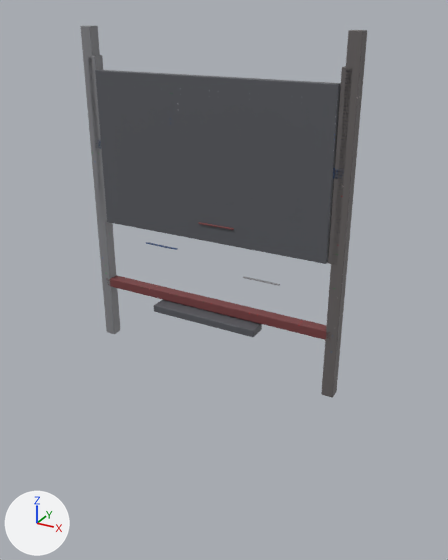
What one commit did to the glTF model unity/Assets/Art/BlenderBaked/prop-whiteboard/mesh_prop-whiteboard.glb.
The view is the same before and after, from a 50 mm camera at (1.36, -2.34, 2.4) aimed at (0.06, 0.01, 1.22). Every picture has the same lights, and +X, +Y and +Z are marked at lower left. The older version comes first. Where no turn or scale is listed for an object, it has been applied to the vertices. Vertices at exactly the same position are counted once.

Script lines for the objects in view, before the commit:
```python
me_prop_whiteboard = bpy.data.meshes.new('prop-whiteboard')
me_prop_whiteboard.from_pydata(...)  # 616 vertices, 1188 faces; spans x -0.65..0.65, y -0.1..0.03, z 0.78..2.33
me_prop_whiteboard.materials.append(mat_m_prop_whiteboard)
ob_mesh_prop_whiteboard = bpy.data.objects.new('mesh_prop-whiteboard', me_prop_whiteboard)
ob_mesh_prop_whiteboard.location = (0.0, 0.0, 0.0)
```
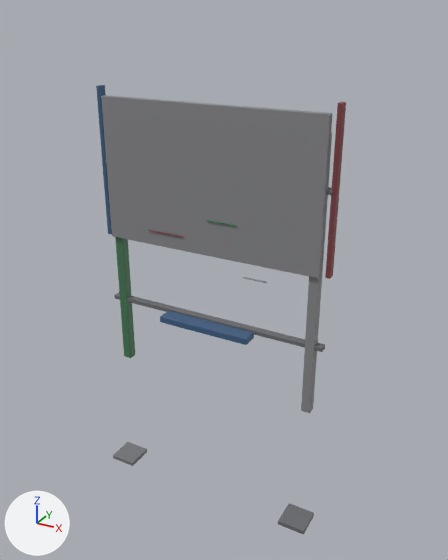
Changed parts and their boxes [x1, y1, x2, y2] in the pictures (448 x 560 px; the box of a moved part takes in the faces that stretch with it):
'mesh_prop-whiteboard', reshaped (13% narrower, 20% taller): before [80, 25, 367, 398]; after [96, 85, 346, 534]
part 1 of me_prop_whiteboard, moved or reshaped: before [95, 70, 341, 264]; after [101, 95, 332, 278]
part 2 of me_prop_whiteboard, moved or reshaped: before [95, 140, 344, 179]; after [105, 159, 333, 195]
part 3 of me_prop_whiteboard, moved or reshaped: before [106, 275, 330, 340]; after [114, 293, 325, 352]
part 4 of me_prop_whiteboard, moved or reshaped: before [88, 55, 107, 221]; after [96, 85, 112, 234]
part 5 of me_prop_whiteboard, moved or reshaped: before [328, 66, 353, 264]; after [325, 102, 346, 279]
part 6 of me_prop_whiteboard, moved or reshaped: before [321, 30, 367, 398]; after [115, 237, 135, 358]
part 7 of me_prop_whiteboard, added: after [301, 133, 332, 413]
part 8 of me_prop_whiteboard, moved or reshaped: before [154, 300, 262, 337]; after [113, 442, 147, 466]
part 9 of me_prop_whiteboard, added: after [278, 503, 314, 534]
part 10 of me_prop_whiteboard, added (blue): after [160, 311, 254, 345]
part 11 of me_prop_whiteboard, moved or reshaped: before [146, 242, 178, 250]; after [148, 230, 184, 237]
part 12 of me_prop_whiteboard, added: after [207, 220, 237, 226]
part 13 of me_prop_whiteboard, deleted: before [80, 25, 120, 334]
part 14 of me_prop_whiteboard, deleted: before [198, 222, 234, 230]

The change, as a diff of the scene's bpy script:
```diff
--- a/unity/Assets/Art/BlenderBaked/prop-whiteboard/mesh_prop-whiteboard.glb.py
+++ b/unity/Assets/Art/BlenderBaked/prop-whiteboard/mesh_prop-whiteboard.glb.py
@@ me_prop_whiteboard @@
-me_prop_whiteboard.from_pydata(...)  # 616 vertices, 1188 faces; spans x -0.65..0.65, y -0.1..0.03, z 0.78..2.33
+me_prop_whiteboard.from_pydata(...)  # 724 vertices, 1396 faces; spans x -0.59..0.59, y -0.13..0.02, z 0.01..2.07
+# me_prop_whiteboard part 1: the loose piece of 56 vertices spanning x -0.57..0.57, y -0.04..0.0, z 1.42..2.14 is scaled about the mesh origin by (0.957, 0.792, 0.945)
+# me_prop_whiteboard part 2: the loose piece of 56 vertices spanning x -0.62..0.62, y -0.03..0.03, z 1.78..1.83 is scaled about its middle by (0.936, 0.682, 0.461), then moved by (0.0, 0.0, -0.08)
+# me_prop_whiteboard part 3: the loose piece of 56 vertices spanning x -0.62..0.62, y -0.03..0.03, z 1.06..1.11 is scaled about its middle by (0.936, 0.682, 0.461), then moved by (0.0, 0.0, -0.08)
+# me_prop_whiteboard part 4: the loose piece of 56 vertices spanning x -0.62..-0.58, y -0.03..0.03, z 1.42..2.2 is scaled about its middle by (0.462, 0.682, 0.923), then moved by (0.02, 0.0, -0.1)
+# me_prop_whiteboard part 5: the loose piece of 56 vertices spanning x 0.58..0.62, y -0.03..0.03, z 1.42..2.2 is scaled about its middle by (0.462, 0.682, 0.923), then moved by (-0.02, 0.0, -0.1)
+# me_prop_whiteboard part 6: the loose piece of 56 vertices spanning x 0.59..0.65, y -0.03..0.03, z 0.78..2.33 is scaled about its middle by (0.817, 0.817, 0.839), then moved by (-1.14, 0.0, -0.25)
+# me_prop_whiteboard part 7: the loose piece of 56 vertices spanning x 0.59..0.65, y -0.03..0.03, z 0.78..2.33 is copied, and the copy is scaled about its middle by (0.817, 0.817, 0.839), then moved by (-0.1, 0.0, -0.25); it spans x 0.5..0.54, y -0.02..0.02, z 0.65..1.95
+# me_prop_whiteboard part 8: the loose piece of 56 vertices spanning x -0.28..0.28, y -0.1..-0.01, z 1.02..1.06 is scaled about its middle by (0.251, 1.58, 0.702), then moved by (-0.52, -0.01, -1.01)
+# me_prop_whiteboard part 9: the loose piece of 56 vertices spanning x -0.28..0.28, y -0.1..-0.01, z 1.02..1.06 is copied, and the copy is scaled about its middle by (0.251, 1.58, 0.697), then moved by (0.52, -0.01, -1.01); it spans x 0.45..0.59, y -0.13..0.01, z 0.01..0.04
+# me_prop_whiteboard part 10: the loose piece of 56 vertices spanning x -0.28..0.28, y -0.1..-0.01, z 1.02..1.06 is copied, and the copy is scaled about its middle by (0.873, 0.891, 0.922), then moved by (0.0, 0.0, -0.05); it spans x -0.24..0.24, y -0.1..-0.02, z 0.97..1.0
+# me_prop_whiteboard part 11: the loose piece of 56 vertices spanning x -0.34..-0.16, y -0.05..-0.03, z 1.35..1.36 is scaled about its middle by (1.12, -0.0337, -0.168), then moved by (0.03, 0.0, 0.07)
+# me_prop_whiteboard part 12: a new loose piece of 52 vertices spanning x 0.0..0.16, y -0.05..-0.04, z 1.52..1.53, in mat_m_prop_whiteboard
+# me_prop_whiteboard part 13: the loose piece of 56 vertices spanning x -0.65..-0.59, y -0.03..0.03, z 0.78..2.33 is deleted
+# me_prop_whiteboard part 14: the loose piece of 56 vertices spanning x -0.04..0.14, y -0.05..-0.03, z 1.5..1.51 is deleted
+# other edits to the shape of me_prop_whiteboard do not show in these pictures
 me_prop_whiteboard.materials.append(mat_m_prop_whiteboard)
```
